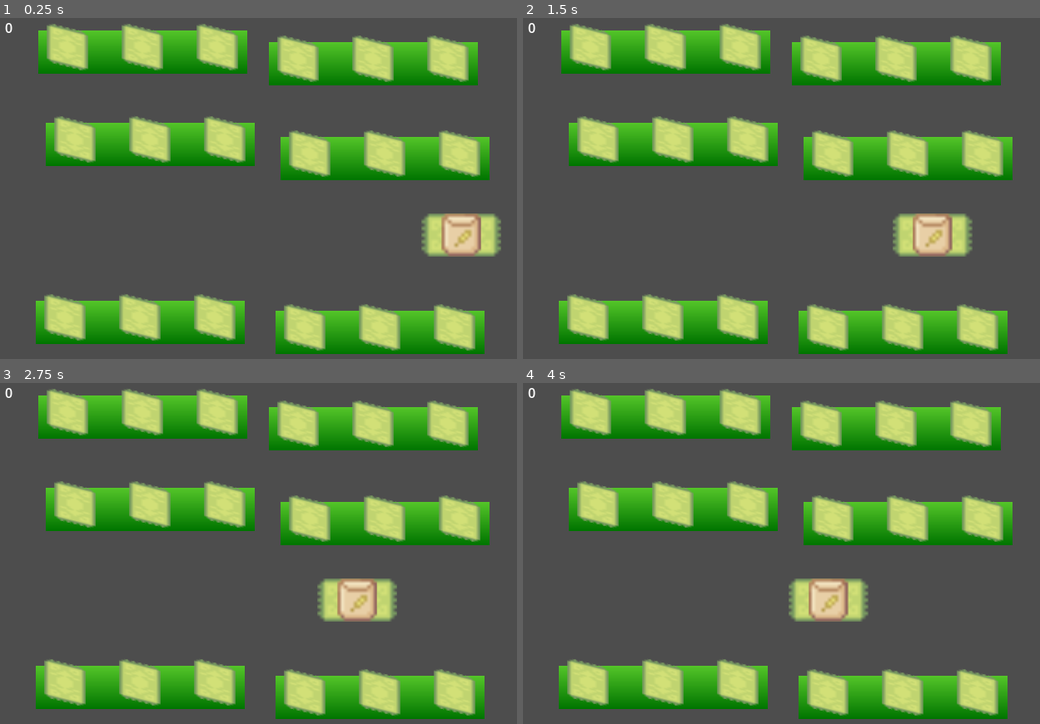
Above: before the commit, frames 1-4 (two rows, left to right).
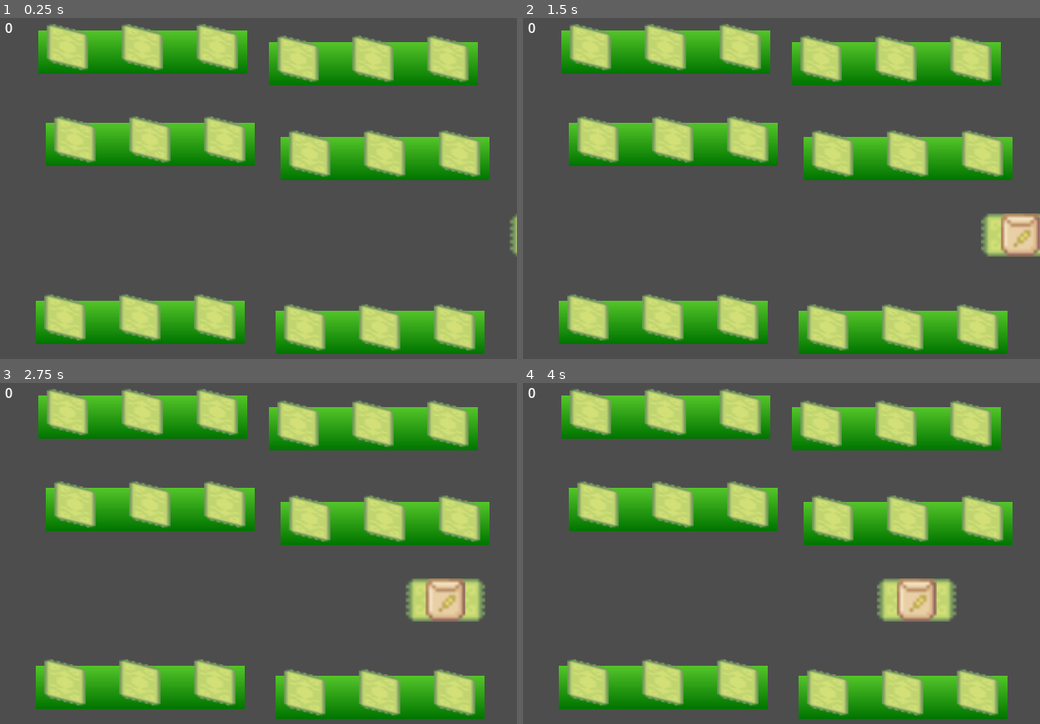
Above: after the commit, the same moments.

Repository: andrewcrisp/shelfsortinggame
Game: Godot game, scene res://scenes/level.tscn
The game is run twice, just before and just after one commit, with the same random seed, the same clock (stepped at 60 frames per second) and the same inputs.
Inputs (mouse positions are in pixels of both pictures, inside the frame that each line leads up to):
- Up to frame 1 (0.25 s): no input
- Up to frame 2 (1.5 s): move the mouse to (972, 236) at 0.52 s; click (972, 236) at 0.6 s; move the mouse to (667, 226) at 1.27 s; click (667, 226) at 1.35 s
- Up to frame 3 (2.75 s): move the mouse to (305, 481) at 2.02 s; click (305, 481) at 2.1 s
- Up to frame 4 (4 s): move the mouse to (745, 648) at 2.77 s; click (745, 648) at 2.85 s; move the mouse to (931, 628) at 3.52 s; click (931, 628) at 3.6 s

The runs differ from the first frame. In frame 1, 2.0% of the frame differs, in the area x 81-100%, y 57-70%; in frame 2, 3.3%; in frame 3, 3.7%, in the area x 61-94%, y 57-70%; in frame 4, 3.7%.

Commit message:
Embiggen the conveyor to smoothly introduce and remove the spots

Diff:
--- a/scenes/conveyor.tscn
+++ b/scenes/conveyor.tscn
@@ -4,7 +4,7 @@
 
 [sub_resource type="Curve2D" id="Curve2D_y326v"]
 _data = {
-"points": PackedVector2Array(0, 0, 0, 0, 500, 0, 0, 0, 0, 0, 0, 0)
+"points": PackedVector2Array(0, 0, 0, 0, 800, 0, 0, 0, 0, 0, 0, 0)
 }
 point_count = 2
 
@@ -19,7 +19,7 @@
 curve = SubResource("Curve2D_y326v")
 
 [node name="PathFollow2D" type="PathFollow2D" parent="Path2D"]
-position = Vector2(500, 0)
+position = Vector2(800, 0)
 rotation = 3.14159
 loop = false
 
--- a/scenes/level.tscn
+++ b/scenes/level.tscn
@@ -28,7 +28,7 @@
 position = Vector2(385, 387)
 
 [node name="Conveyor" parent="." instance=ExtResource("5_ppgk2")]
-position = Vector2(84, 276)
+position = Vector2(-110, 276)
 
 [node name="Score" parent="." instance=ExtResource("5_2r41h")]
 anchors_preset = 0
--- a/scripts/Globals.gd
+++ b/scripts/Globals.gd
@@ -6,7 +6,7 @@
 	"placed_item" = 500
 }
 
-var fruit = []
+var groceries = []
 
 func _ready() -> void:
-	fruit.append("res://scenes/peach.tscn")
+	groceries.append("res://scenes/peach.tscn")
